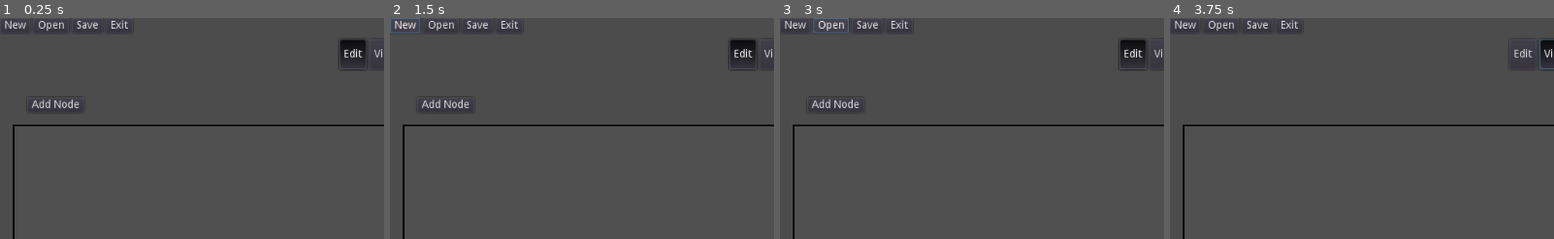
Above: before the commit, frames 1-4 (left to right).
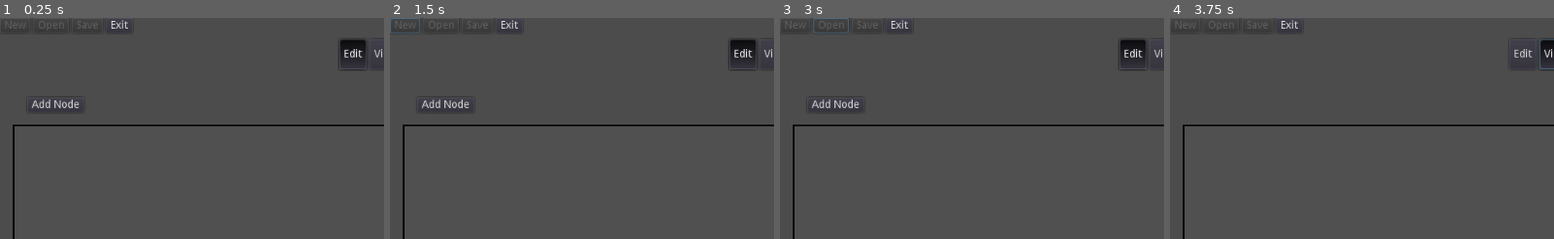
Above: after the commit, the same moments.

Repository: IMP1/flowsheet-old
Game: Godot game, scene res://scenes/Main.tscn
The game is run twice, just before and just after one commit, with the same random seed, the same clock (stepped at 60 frames per second) and the same inputs.
Inputs (mouse positions are % of the whole screen's width and height, from its top left):
- Up to frame 1 (0.25 s): no input
- Up to frame 2 (1.5 s): click "Edit" at 0.5 s; click (2, 2) at 1.25 s, where only the run before the commit has a clickable "New"
- Up to frame 3 (3 s): click (2, 2) at 2 s, where only the run before the commit has a clickable "New"; click (7, 2) at 2.75 s, where only the run before the commit has a clickable "Open"
- Up to frame 4 (3.75 s): click "View" at 3.5 s
The pictures show only the part of the screen within x 0-50%, y 0-50%; the shares and areas given below are measured in that part.

The runs differ from the first frame. In frame 1, 0.3% of the frame differs, in the area x 1-26%, y 1-6%; in frame 2, 0.4%; in frame 3, 0.4%, in the area x 1-26%, y 1-7%; in frame 4, 0.3%.

Commit message:
Add labels for node properties

Diff:
--- a/project/gui/FlowNode.tscn
+++ b/project/gui/FlowNode.tscn
@@ -6,8 +6,15 @@
 [ext_resource path="res://gui/FlowNodeStyle.gd" type="Script" id=4]
 [ext_resource path="res://gui/FlowNodeConnector.tscn" type="PackedScene" id=5]
 
-[sub_resource type="StyleBoxFlat" id=1]
-bg_color = Color( 0.184314, 0.176471, 0.176471, 1 )
+[sub_resource type="StyleBoxEmpty" id=4]
+
+[sub_resource type="StyleBoxEmpty" id=5]
+
+[sub_resource type="StyleBoxEmpty" id=6]
+
+[sub_resource type="StyleBoxEmpty" id=7]
+
+[sub_resource type="StyleBoxEmpty" id=8]
 
 [sub_resource type="StyleBoxFlat" id=2]
 resource_local_to_scene = true
@@ -46,7 +53,7 @@
 [node name="Edit" type="Control" parent="."]
 anchor_right = 1.0
 anchor_bottom = 1.0
-mouse_filter = 1
+mouse_filter = 2
 size_flags_horizontal = 3
 size_flags_vertical = 3
 script = ExtResource( 3 )
@@ -63,16 +70,18 @@
 anchor_bottom = 1.0
 margin_left = 22.0
 align = 1
+editable = false
 placeholder_text = "Value"
 
 [node name="DragHandle" type="Button" parent="Edit"]
-anchor_bottom = 1.0
-margin_left = -20.0
+anchor_right = 1.0
+anchor_bottom = 1.0
 mouse_default_cursor_shape = 13
-custom_styles/hover = SubResource( 1 )
-custom_styles/pressed = SubResource( 1 )
-custom_styles/focus = SubResource( 1 )
-custom_styles/normal = SubResource( 1 )
+custom_styles/hover = SubResource( 4 )
+custom_styles/pressed = SubResource( 5 )
+custom_styles/focus = SubResource( 6 )
+custom_styles/disabled = SubResource( 7 )
+custom_styles/normal = SubResource( 8 )
 
 [node name="ConnectOut" parent="Edit" instance=ExtResource( 5 )]
 anchor_left = 1.0
@@ -88,9 +97,9 @@
 [node name="ConnectIn" parent="Edit" instance=ExtResource( 5 )]
 anchor_top = 0.5
 anchor_bottom = 0.5
-margin_left = -48.0
+margin_left = -32.0
 margin_top = -12.0
-margin_right = -24.0
+margin_right = -8.0
 margin_bottom = 12.0
 custom_styles/panel = SubResource( 3 )
 
@@ -108,43 +117,83 @@
 anchor_right = 1.0
 anchor_bottom = 1.0
 margin_top = 22.0
-margin_bottom = 116.0
-
-[node name="ChangeType" type="OptionButton" parent="Edit/EditMenu"]
-margin_right = 96.0
-margin_bottom = 20.0
+margin_right = 94.0
+margin_bottom = 122.0
+
+[node name="Type" type="HBoxContainer" parent="Edit/EditMenu"]
+margin_right = 190.0
+margin_bottom = 30.0
+size_flags_horizontal = 3
+size_flags_vertical = 3
+
+[node name="Label" type="Label" parent="Edit/EditMenu/Type"]
+margin_top = 8.0
+margin_right = 93.0
+margin_bottom = 22.0
+size_flags_horizontal = 3
+text = "Node Type"
+
+[node name="ChangeType" type="OptionButton" parent="Edit/EditMenu/Type"]
+margin_left = 97.0
+margin_right = 190.0
+margin_bottom = 30.0
+size_flags_horizontal = 3
 text = "Integer"
 items = [ "Switch", null, false, 0, null, "Integer", null, false, 1, null, "Decimal", null, false, 2, null, "Percentage", null, false, 3, null, "Short Text", null, false, 4, null ]
 selected = 1
 
-[node name="InitalValue" type="SpinBox" parent="Edit/EditMenu"]
-margin_top = 24.0
-margin_right = 96.0
-margin_bottom = 48.0
-
-[node name="Duplicate" type="Button" parent="Edit/EditMenu"]
-margin_top = 52.0
-margin_right = 96.0
-margin_bottom = 72.0
+[node name="InitialValue" type="HBoxContainer" parent="Edit/EditMenu"]
+margin_top = 34.0
+margin_right = 190.0
+margin_bottom = 65.0
+size_flags_vertical = 3
+
+[node name="Label" type="Label" parent="Edit/EditMenu/InitialValue"]
+margin_top = 8.0
+margin_right = 93.0
+margin_bottom = 22.0
+size_flags_horizontal = 3
+text = "Initial Value"
+
+[node name="Value" type="SpinBox" parent="Edit/EditMenu/InitialValue"]
+margin_left = 97.0
+margin_right = 190.0
+margin_bottom = 31.0
+size_flags_horizontal = 3
+
+[node name="HBoxContainer" type="HBoxContainer" parent="Edit/EditMenu"]
+margin_top = 69.0
+margin_right = 190.0
+margin_bottom = 100.0
+grow_horizontal = 2
+grow_vertical = 0
+size_flags_vertical = 3
+custom_constants/separation = 32
+alignment = 1
+
+[node name="Duplicate" type="Button" parent="Edit/EditMenu/HBoxContainer"]
+margin_left = 15.0
+margin_right = 88.0
+margin_bottom = 31.0
 disabled = true
 text = "Duplicate"
 
-[node name="Delete" type="Button" parent="Edit/EditMenu"]
-margin_top = 76.0
-margin_right = 96.0
-margin_bottom = 96.0
+[node name="Delete" type="Button" parent="Edit/EditMenu/HBoxContainer"]
+margin_left = 120.0
+margin_right = 175.0
+margin_bottom = 31.0
 text = "Delete"
 
 [node name="View" type="Control" parent="."]
 anchor_right = 1.0
 anchor_bottom = 1.0
-mouse_filter = 1
+mouse_filter = 2
 script = ExtResource( 2 )
 
 [node name="Style" type="Control" parent="."]
 anchor_right = 1.0
 anchor_bottom = 1.0
-mouse_filter = 1
+mouse_filter = 2
 script = ExtResource( 4 )
 
 [connection signal="initial_value_changed" from="Edit" to="." method="_initial_value_changed"]
@@ -156,6 +205,6 @@
 [connection signal="start_connection" from="Edit/ConnectOut" to="." method="_start_connection"]
 [connection signal="end_connection" from="Edit/ConnectIn" to="." method="_end_connection"]
 [connection signal="toggled" from="Edit/Edit" to="Edit" method="_toggle_edit_menu"]
-[connection signal="item_selected" from="Edit/EditMenu/ChangeType" to="Edit" method="_new_type_selected"]
-[connection signal="value_changed" from="Edit/EditMenu/InitalValue" to="Edit" method="_initial_value_set"]
-[connection signal="pressed" from="Edit/EditMenu/Delete" to="." method="_deleted"]
+[connection signal="item_selected" from="Edit/EditMenu/Type/ChangeType" to="Edit" method="_new_type_selected"]
+[connection signal="value_changed" from="Edit/EditMenu/InitialValue/Value" to="Edit" method="_initial_value_set"]
+[connection signal="pressed" from="Edit/EditMenu/HBoxContainer/Delete" to="." method="_deleted"]
--- a/project/gui/FlowNodeEdit.gd
+++ b/project/gui/FlowNodeEdit.gd
@@ -11,7 +11,8 @@
 var _pre_drag_position: Vector2
 
 onready var edit_menu := $EditMenu as Control
-onready var value_setter := $EditMenu/InitalValue as Control
+onready var value_setter := $EditMenu/InitialValue/Value as Control
+onready var value_setter_origin := $EditMenu/InitialValue/Label
 
 func _ready():
 	edit_menu.visible = false
@@ -42,7 +43,8 @@
 
 func _new_type_selected(option: int) -> void:
 	emit_signal("type_changed", option)
-	edit_menu.remove_child(value_setter)
+	var parent: Control = value_setter.get_parent()
+	parent.remove_child(value_setter)
 	match option:
 		FlowNode.Type.BOOL: # Switch
 			value_setter = CheckButton.new()
@@ -73,7 +75,8 @@
 			value_setter.connect("text_changed", self, "_initial_value_set")
 		_: # Other
 			print("INVALID NODE TYPE")
-	edit_menu.add_child_below_node($EditMenu/ChangeType, value_setter)
+	value_setter.size_flags_horizontal += SIZE_EXPAND
+	parent.add_child_below_node(value_setter_origin, value_setter)
 
 func _initial_value_set(value) -> void:
 	emit_signal("initial_value_changed", value)
--- a/project/scenes/Main.tscn
+++ b/project/scenes/Main.tscn
@@ -25,18 +25,21 @@
 [node name="New" type="Button" parent="ProjectOptions"]
 margin_right = 40.0
 margin_bottom = 20.0
+disabled = true
 text = "New"
 
 [node name="Open" type="Button" parent="ProjectOptions"]
 margin_left = 44.0
 margin_right = 91.0
 margin_bottom = 20.0
+disabled = true
 text = "Open"
 
 [node name="Save" type="Button" parent="ProjectOptions"]
 margin_left = 95.0
 margin_right = 136.0
 margin_bottom = 20.0
+disabled = true
 text = "Save"
 
 [node name="Exit" type="Button" parent="ProjectOptions"]
Not shown: 1 places in project/gui/FlowNode.tscn that only renumber resources
